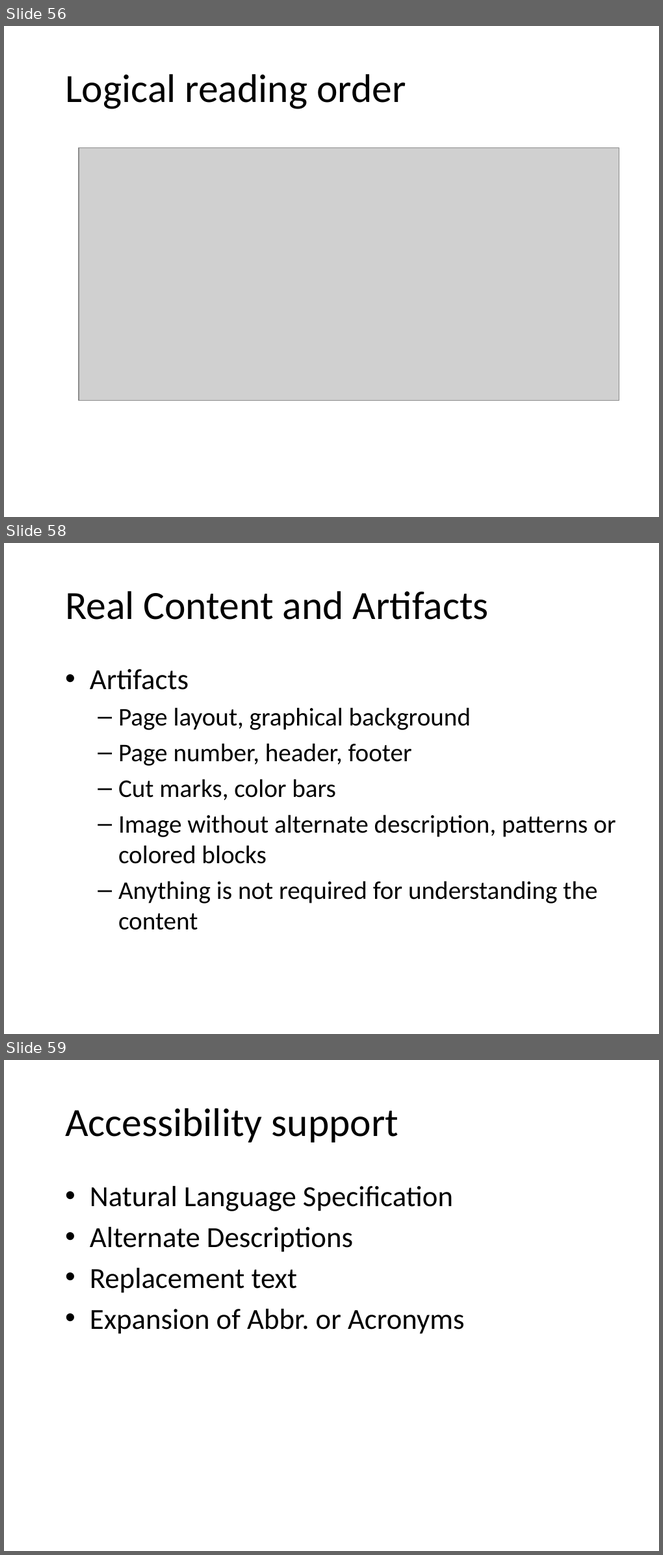
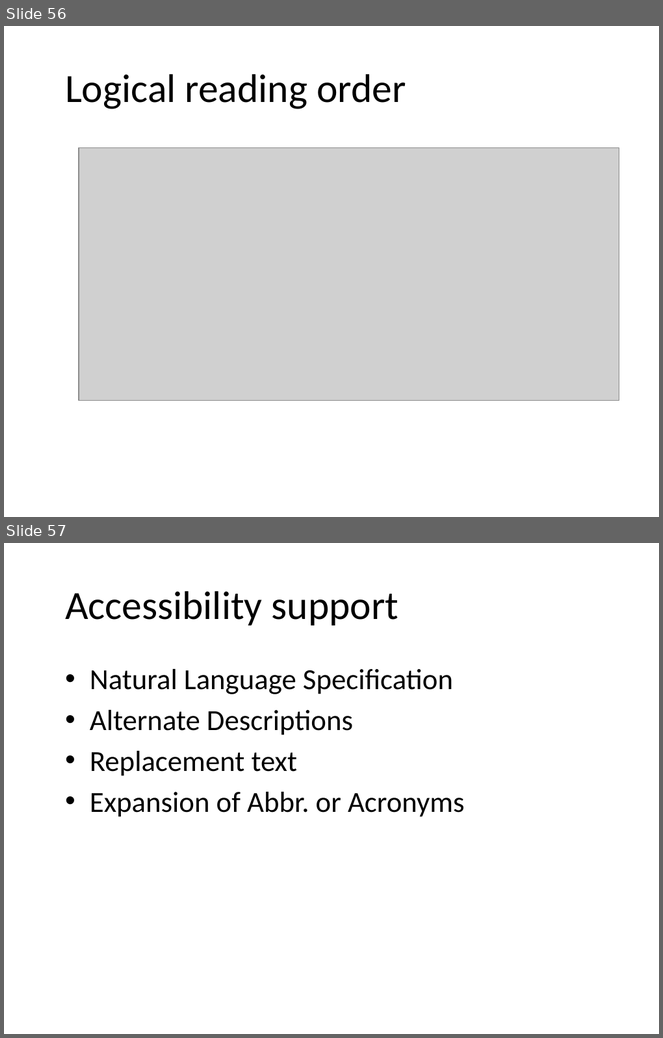
Before and after one commit to lumpchen/sledge, a slide deck: resource/pdf.pptx. Shown one above the other, each under a label of ours: slides 56, 58 and 59 before the commit, slides 56 and 57 after it; the slides between them are not shown. The pictures are 663x1555 and 663x1038 pixels, drawn with LibreOffice and Linux fonts; fonts in the diff are those of the drawing; grey boxes stand for pictures; background and template pictures are left out. Boxes give left, top, right and bottom in pixels: in the first picture for what was removed or moved away, otherwise in the second. Text is boxed around its words. In the diff, an @@ line names an element or a change of style, - is before the commit and + after.

```diff
--- a/resource/pdf.pptx
+++ b/resource/pdf.pptx
@@ slide 58 removed at [4,543,659,1034], background picture (left out) @@
@@ title removed at [65,591,489,620] @@
-Real Content and Artifacts
@@ text removed at [90,669,616,930] @@
-• Artifacts
-  – Page layout, graphical background
-  – Page number, header, footer
-  – Cut marks, color bars
-  – Image without alternate description, patterns or colored blocks
-  – Anything is not required for understanding the content
@@ what was slide 59 is now slide 57 @@
```
Also in this commit, not shown: 3 slides changed, 1 other slide removed.
